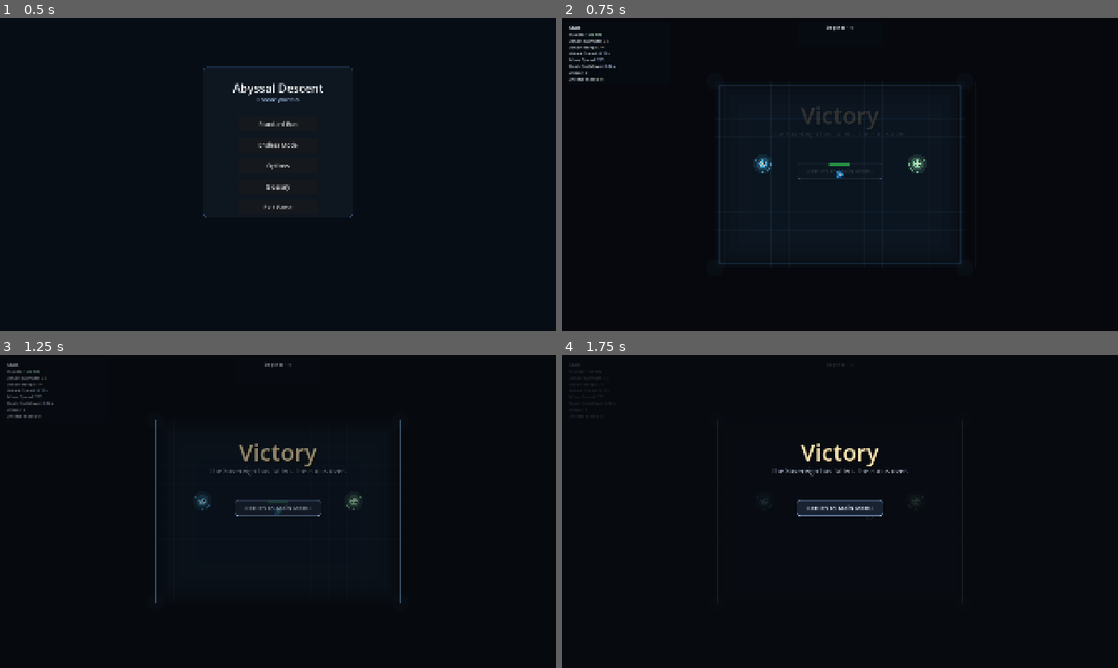
Above: before the commit, frames 1-4 (two rows, left to right).
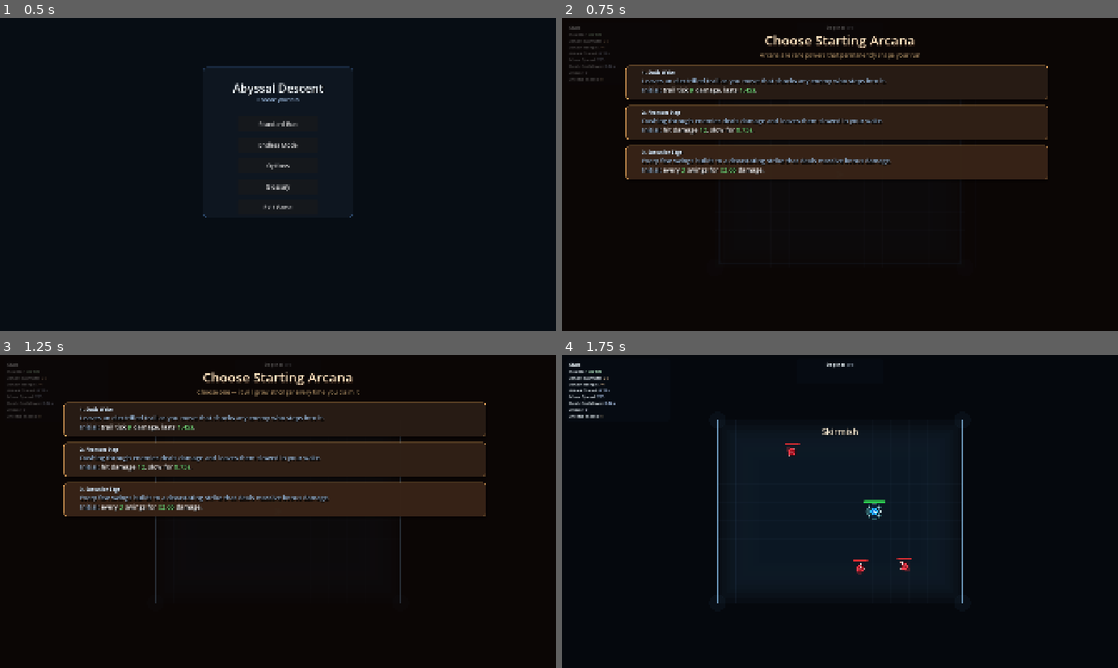
Above: after the commit, the same moments.

Repository: Excellund/AbyssalDescent
Game: Godot game, scene res://scenes/Menu.tscn
Same seed, same stepped clock (60 frames per second), same inputs: the game is played once before the commit and once after it. Sound files missing from this copy of the repository are replaced by a short silence.
Inputs (mouse positions are in pixels of both pictures, inside the frame that each line leads up to):
- Up to frame 1 (0.5 s): no input
- Up to frame 2 (0.75 s): click "Endless Mode" at 0.5 s
- Up to frame 3 (1.25 s): no input
- Up to frame 4 (1.75 s): move the mouse to (962, 495) at 1.27 s; hold D (move_right) from 1.28 s (still down); click (962, 495) at 1.35 s; tap Space (dash) at 1.55 s

Frame 1 is identical in both runs. In frame 2, 27% of the frame differs, in the area x 1-88%, y 2-79%; in frame 3, 26%; in frame 4, 2.2%.

Commit message:
Buff bosses, adjust encounters and upgrades

Diff:
--- a/scenes/Main.tscn
+++ b/scenes/Main.tscn
@@ -11,6 +11,5 @@
 boss_room_music = ExtResource("3_vcsgt")
 music_volume_db = -50.0
 debug_start_power_ids = PackedStringArray("razor_wind", "execution_edge")
-debug_trigger_victory = true
 
 [node name="Player" parent="." unique_id=1831438957 instance=ExtResource("1_elqb8")]
--- a/scripts/encounter_profile_builder.gd
+++ b/scripts/encounter_profile_builder.gd
@@ -16,7 +16,7 @@
 var archers_per_room: int = 1
 var shielder_start_room: int = 2
 var shielders_per_room: int = 1
-var hard_room_enemy_bonus: int = 3
+var hard_room_enemy_bonus: int = 4
 
 const INTRO_ROOM_SIZE := Vector2(940.0, 700.0)
 const POOL_ROOM_SIZE := Vector2(1040.0, 760.0)
@@ -123,7 +123,7 @@
 	var base: Dictionary = hard_pool[rng.randi_range(0, hard_pool.size() - 1)]
 	var mutator: Dictionary = roll_hard_enemy_mutator()
 	var chasers := ENCOUNTER_CONTRACTS.profile_chaser_count(base) + hard_room_enemy_bonus
-	var chargers := ENCOUNTER_CONTRACTS.profile_charger_count(base) + 1
+	var chargers := ENCOUNTER_CONTRACTS.profile_charger_count(base) + 2
 	var archers: int = maxi(ENCOUNTER_CONTRACTS.profile_archer_count(base), 1)
 	var shielders := ENCOUNTER_CONTRACTS.profile_shielder_count(base)
 	var mutator_name := ENCOUNTER_CONTRACTS.mutator_name(mutator)
--- a/scripts/enemy_boss.gd
+++ b/scripts/enemy_boss.gd
@@ -11,7 +11,7 @@
 const ATTACK_NOVA := 1
 const ATTACK_CLEAVE := 2
 
-@export var boss_max_health: int = 700
+@export var boss_max_health: int = 1100
 @export var move_speed: float = 138.0
 @export var acceleration: float = 900.0
 @export var deceleration: float = 1300.0
@@ -22,16 +22,16 @@
 @export var charge_speed: float = 640.0
 @export var charge_duration: float = 0.58
 @export var charge_width: float = 40.0
-@export var charge_damage: int = 34
+@export var charge_damage: int = 42
 
 @export var nova_windup: float = 0.9
 @export var nova_radius: float = 172.0
-@export var nova_damage: int = 42
+@export var nova_damage: int = 52
 
 @export var cleave_windup: float = 0.7
 @export var cleave_range: float = 212.0
 @export var cleave_arc_degrees: float = 132.0
-@export var cleave_damage: int = 30
+@export var cleave_damage: int = 38
 
 @export var recover_time: float = 0.5
 @export var arena_size: Vector2 = Vector2(1260.0, 900.0)
--- a/scripts/enemy_boss_2.gd
+++ b/scripts/enemy_boss_2.gd
@@ -13,7 +13,7 @@
 const ATTACK_ORBITAL_LANCE := 3
 const ATTACK_POLAR_SHIFT := 4
 
-@export var boss_max_health: int = 1250
+@export var boss_max_health: int = 2000
 @export var move_speed: float = 168.0
 @export var acceleration: float = 980.0
 @export var deceleration: float = 1380.0
@@ -24,18 +24,18 @@
 @export var prism_radius: float = 300.0
 @export var prism_spoke_count: int = 5
 @export var prism_spoke_half_angle_degrees: float = 13.0
-@export var prism_damage: int = 32
+@export var prism_damage: int = 40
 
 @export var gravity_windup: float = 1.1
 @export var gravity_radius: float = 240.0
-@export var gravity_damage: int = 44
+@export var gravity_damage: int = 54
 
 @export var echo_dash_windup: float = 0.58
 @export var echo_dash_speed: float = 680.0
 @export var echo_dash_duration: float = 0.24
 @export var echo_dash_count: int = 3
 @export var echo_dash_width: float = 44.0
-@export var echo_dash_damage: int = 28
+@export var echo_dash_damage: int = 36
 @export var echo_dash_retarget_pause: float = 0.14
 @export var echo_dash_max_turn_degrees: float = 40.0
 @export var reposition_dash_chance: float = 0.46
@@ -48,7 +48,7 @@
 @export var orbital_lance_windup: float = 0.88
 @export var orbital_lance_length: float = 320.0
 @export var orbital_lance_width: float = 24.0
-@export var orbital_lance_damage: int = 30
+@export var orbital_lance_damage: int = 38
 
 @export var polar_shift_windup: float = 0.92
 @export var polar_shift_radius: float = 440.0
--- a/scripts/upgrade_system.gd
+++ b/scripts/upgrade_system.gd
@@ -19,6 +19,9 @@
 	"static_wake": 0
 }
 
+const LONG_REACH_RANGE_PER_STACK := 11.0
+const IRON_SKIN_ARMOR_PER_STACK := 4
+
 const UPGRADE_IDS := {
 	"swift_strike": true,
 	"heavy_blow": true,
@@ -66,14 +69,14 @@
 			var next_arc := clampf(float(player_reference.get("attack_arc_degrees")) + 18.0, 60.0, 240.0)
 			player_reference.set("attack_arc_degrees", next_arc)
 		"long_reach":
-			player_reference.set("attack_range", float(player_reference.get("attack_range")) + 14.0)
+			player_reference.set("attack_range", float(player_reference.get("attack_range")) + LONG_REACH_RANGE_PER_STACK)
 		"fleet_foot":
 			player_reference.set("max_speed", float(player_reference.get("max_speed")) + 18.0)
 		"blink_dash":
 			player_reference.set("dash_cooldown", maxf(0.18, float(player_reference.get("dash_cooldown")) * 0.85))
 		"iron_skin":
 			var current_armor := int(player_reference.get("iron_skin_armor"))
-			player_reference.set("iron_skin_armor", current_armor + 3)
+			player_reference.set("iron_skin_armor", current_armor + IRON_SKIN_ARMOR_PER_STACK)
 			var current_stacks := int(player_reference.get("iron_skin_stacks"))
 			player_reference.set("iron_skin_stacks", current_stacks + 1)
 		_:
@@ -274,7 +277,7 @@
 			return "[color=#c8daf0]Attack arc:[/color] [color=#e8c96a]%.0f°[/color] [color=#8899aa]->[/color] [color=#7de882]%.0f°[/color]" % [cur_arc, next_arc]
 		"long_reach":
 			var cur_range := float(player_reference.get("attack_range"))
-			return "[color=#c8daf0]Attack range:[/color] [color=#e8c96a]%.0f[/color] [color=#8899aa]->[/color] [color=#7de882]%.0f[/color]" % [cur_range, cur_range + 14.0]
+			return "[color=#c8daf0]Attack range:[/color] [color=#e8c96a]%.0f[/color] [color=#8899aa]->[/color] [color=#7de882]%.0f[/color]" % [cur_range, cur_range + LONG_REACH_RANGE_PER_STACK]
 		"fleet_foot":
 			var cur_speed := float(player_reference.get("max_speed"))
 			return "[color=#c8daf0]Move speed:[/color] [color=#e8c96a]%.0f[/color] [color=#8899aa]->[/color] [color=#7de882]%.0f[/color]" % [cur_speed, cur_speed + 18.0]
@@ -284,7 +287,7 @@
 			return "[color=#c8daf0]Dash cooldown:[/color] [color=#e8c96a]%.2fs[/color] [color=#8899aa]->[/color] [color=#7de882]%.2fs[/color]" % [cur_dash_cd, next_dash_cd]
 		"iron_skin":
 			var cur_armor := int(player_reference.get("iron_skin_armor"))
-			return "[color=#c8daf0]Armor:[/color] [color=#e8c96a]%d[/color] [color=#8899aa]->[/color] [color=#7de882]%d[/color]" % [cur_armor, cur_armor + 3]
+			return "[color=#c8daf0]Armor:[/color] [color=#e8c96a]%d[/color] [color=#8899aa]->[/color] [color=#7de882]%d[/color]" % [cur_armor, cur_armor + IRON_SKIN_ARMOR_PER_STACK]
 		_:
 			return "[color=#c8daf0]Upgrade your stats.[/color]"
 
Not shown, changed: Godot2026.exe
Not shown, changed: Godot2026.pck
